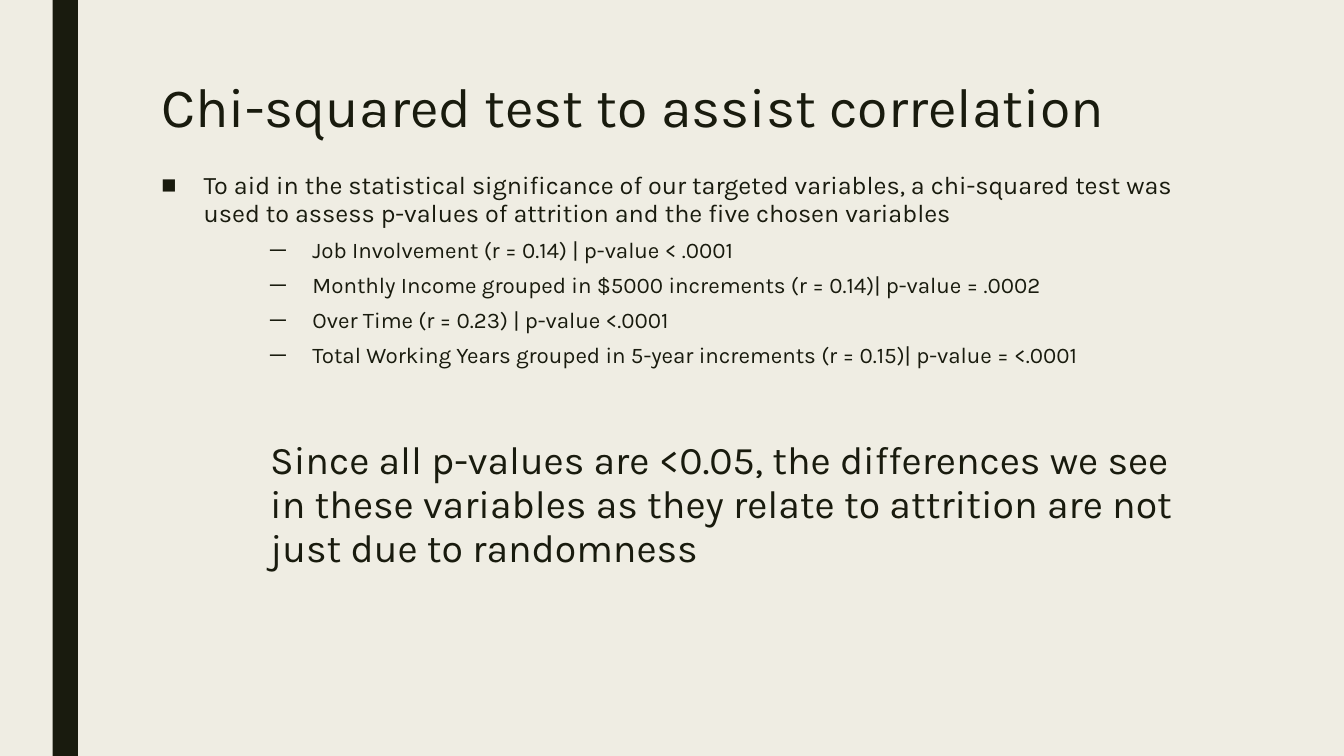
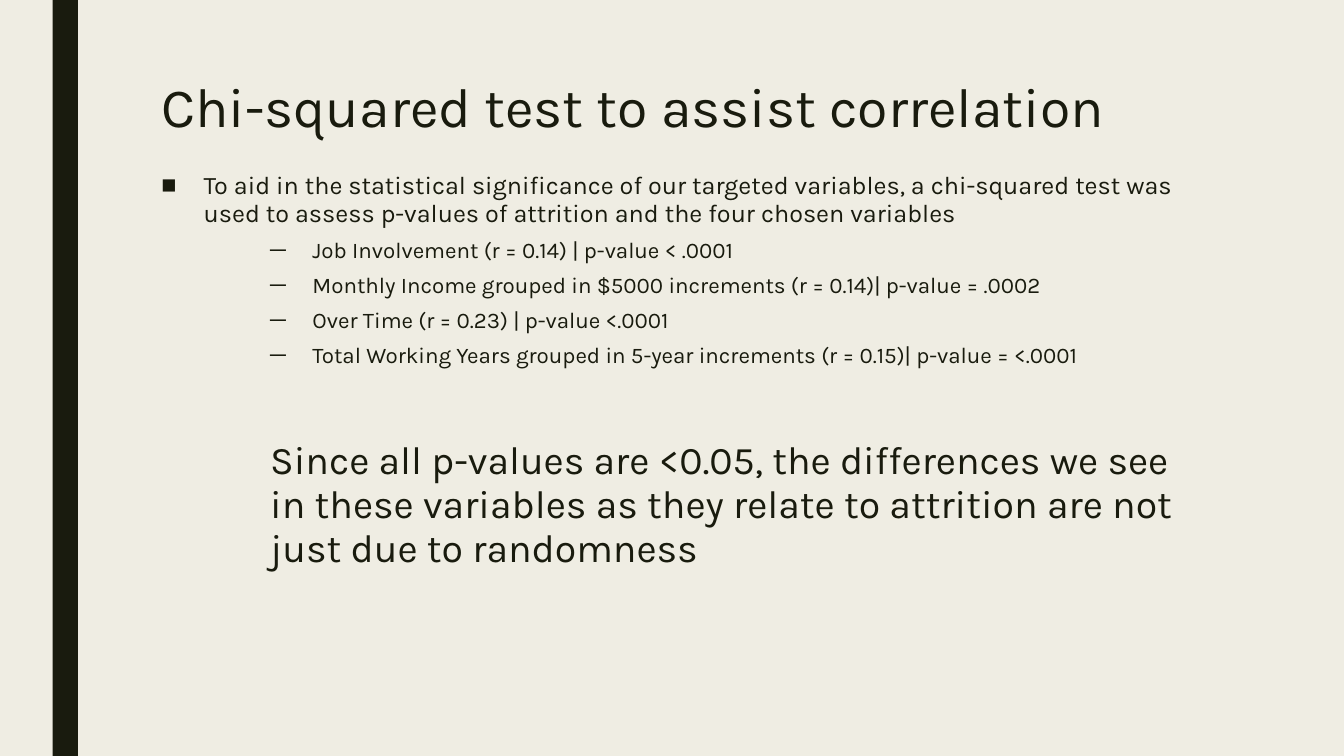
Before and after one commit to mcatalano1/MSDS6306-Case-2, a slide deck: slide 4 of MCatalano_Case2_Presentation.pptx. Drawn at 1344x756 pixels with LibreOffice and Linux fonts; fonts in the diff are those of the drawing. Boxes give left, top, right and bottom in pixels: in the first picture for what was removed or moved away, otherwise in the second. Text is boxed around its words. In the diff, an @@ line names an element or a change of style, - is before the commit and + after.

```diff
--- a/MCatalano_Case2_Presentation.pptx
+++ b/MCatalano_Case2_Presentation.pptx
@@ text at (204,176,1171,228): text changed @@
-■ To aid in the statistical significance of our targeted variables, a chi-squared test was used to assess p-values of attrition and the five chosen variables
+■ To aid in the statistical significance of our targeted variables, a chi-squared test was used to assess p-values of attrition and the four chosen variables
```
Also in this commit, not shown: 1 other slide changed.
